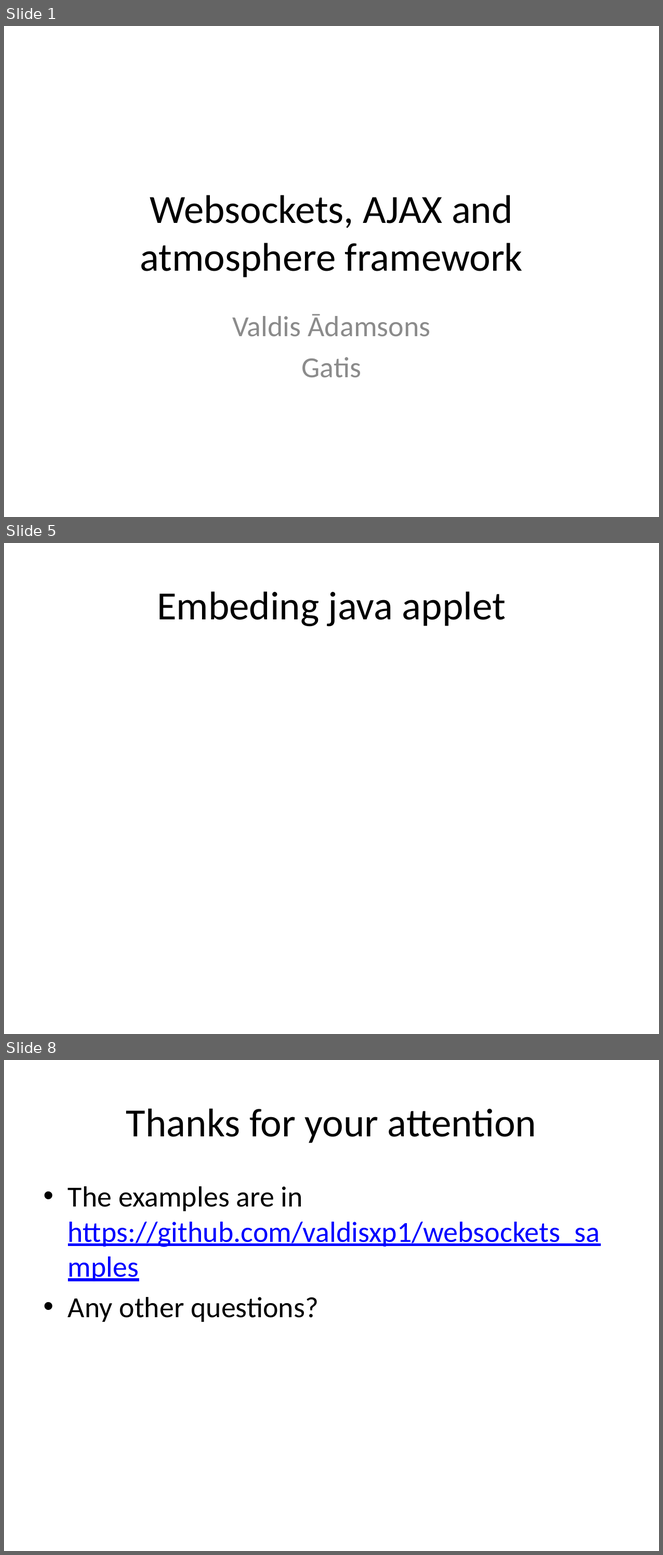
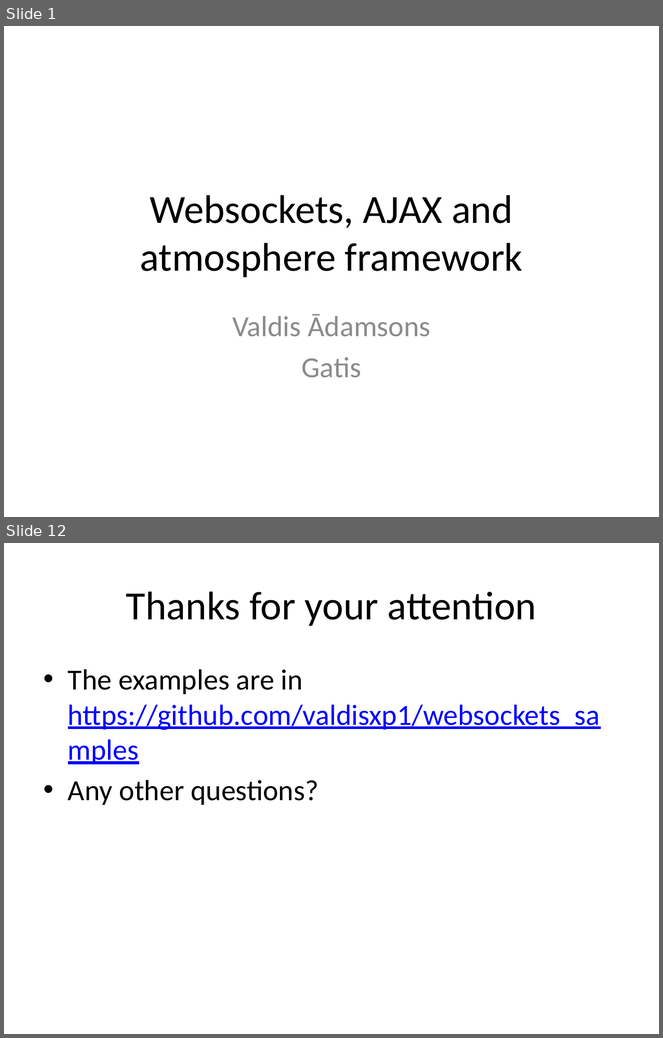
Before and after one commit to valdisxp1/websockets_samples, a slide deck: Atmoshere_and_websockets.pptx. Shown one above the other, each under a label of ours: slides 1, 5 and 8 before the commit, slides 1 and 12 after it; the slides between them are not shown. The pictures are 663x1555 and 663x1038 pixels, drawn with LibreOffice and Linux fonts; fonts in the diff are those of the drawing. Boxes give left, top, right and bottom in pixels: in the first picture for what was removed or moved away, otherwise in the second. Text is boxed around its words. In the diff, an @@ line names an element or a change of style, - is before the commit and + after.

```diff
--- a/Atmoshere_and_websockets.pptx
+++ b/Atmoshere_and_websockets.pptx
@@ slide 5 removed at (4, 543, 659, 1034), background #FFFFFF @@
@@ title removed at (157, 591, 506, 627) @@
-Embeding java applet
@@ what was slide 8 is now slide 12 @@
```
Also in this commit, not shown: 2 slides changed, 8 slides added, 3 other slides removed.
